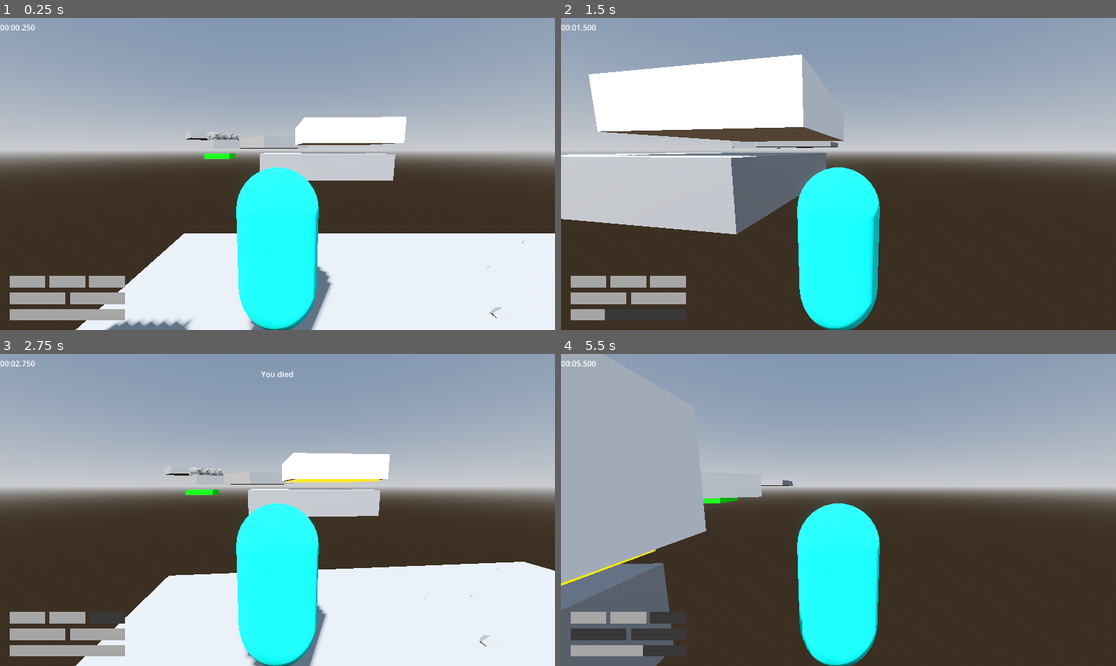
Above: before the commit, frames 1-4 (two rows, left to right).
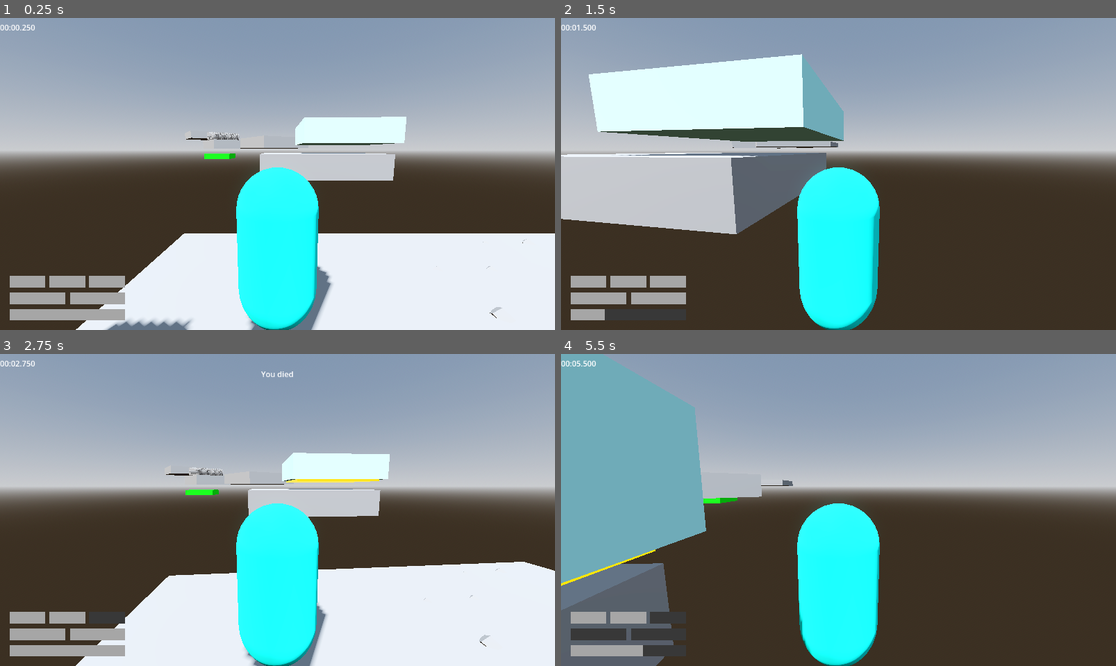
Above: after the commit, the same moments.

Repository: jpvds1/DDJD
Game: Godot game, scene res://scenes/levels/level_1.tscn
Two runs of this game, one before a commit and one after it. Both use one fixed random seed, a clock stepped at 60 frames per second and the inputs below.
Inputs (mouse positions are in pixels of both pictures, inside the frame that each line leads up to):
- Up to frame 1 (0.25 s): no input
- Up to frame 2 (1.5 s): tap Enter at 0.5 s; move the mouse to (866, 174) at 0.52 s; hold W (move_forwards) from 0.53 s (still down); tap Q (dash) at 0.6 s; tap Space (jump) at 0.77 s; move the mouse to (810, 174) at 1.27 s; tap Shift (sprint) at 1.35 s
- Up to frame 3 (2.75 s): keep holding W (move_forwards); tap Space (jump) at 1.52 s; move the mouse to (288, 503) at 2.02 s; tap Q (dash) at 2.1 s
- Up to frame 4 (5.5 s): keep holding W (move_forwards); move the mouse to (832, 516) at 2.77 s; tap Shift (sprint) at 2.85, 4.35 s; tap Space (jump) at 3.02, 3.77, 4.52 s; move the mouse to (877, 513) at 3.52 s; tap Q (dash) at 3.6, 5.1 s; move the mouse to (794, 506) at 4.27 s; move the mouse to (844, 510) at 5.02 s

The runs differ from the first frame. In frame 1, 1.7% of the frame differs, in the area x 53-74%, y 31-41%; in frame 2, 10%; in frame 3, 1.6%; in frame 4, 15%, in the area x 0-27%, y 0-74%.

Commit message:
Writing+scene

Diff:
--- a/platformer-game/scenes/levels/lava.tscn
+++ b/platformer-game/scenes/levels/lava.tscn
@@ -1,9 +1,11 @@
-[gd_scene format=3 uid="uid://r4n3f2mhs55w"]
+[gd_scene format=3 uid="uid://bgcnbok4d001r"]
 
 [ext_resource type="Script" uid="uid://blxiab4jm2hws" path="res://scripts/systems/lava_hazard.gd" id="1_s5q3i"]
 
 [sub_resource type="StandardMaterial3D" id="StandardMaterial3D_excbq"]
+transparency = 1
 albedo_color = Color(1, 0.27058825, 0, 1)
+metallic = 0.2
 roughness = 0.2
 emission_enabled = true
 emission = Color(1, 0.8, 0, 1)
@@ -12,30 +14,31 @@
 size = Vector3(3.526001, 0.78930664, 3.526764)
 
 [sub_resource type="StandardMaterial3D" id="StandardMaterial3D_qxy0u"]
+albedo_color = Color(0.69803923, 1, 1, 1)
 
-[node name="Lava" type="Node3D" unique_id=1712708667]
+[node name="Lava" type="Node3D" unique_id=273928513]
 
-[node name="Lava_liq" type="CSGBox3D" parent="." unique_id=1663772428]
+[node name="Lava_liq" type="CSGBox3D" parent="." unique_id=1679590027]
 transform = Transform3D(1, 0, 0, 0, 1, 0, 0, 0, 1, 0, 0.5, 0)
 size = Vector3(3.55, 0.8, 3.55)
 material = SubResource("StandardMaterial3D_excbq")
 
-[node name="Area_lava" type="Area3D" parent="Lava_liq" unique_id=855381622]
+[node name="Area_lava" type="Area3D" parent="Lava_liq" unique_id=269468259]
 script = ExtResource("1_s5q3i")
 
-[node name="Collision_lava" type="CollisionShape3D" parent="Lava_liq/Area_lava" unique_id=1288483074]
+[node name="Collision_lava" type="CollisionShape3D" parent="Lava_liq/Area_lava" unique_id=108685088]
 transform = Transform3D(1, 0, 0, 0, 1, 0, 0, 0, 1, -0.0021362305, 0.0053198338, 0.0022125244)
 shape = SubResource("BoxShape3D_iav0o")
 
-[node name="Lava_pool" type="CSGCombiner3D" parent="." unique_id=583857305]
+[node name="Lava_pool" type="CSGCombiner3D" parent="." unique_id=682273399]
 use_collision = true
 
-[node name="Pool_ext" type="CSGBox3D" parent="Lava_pool" unique_id=2064102578]
+[node name="Pool_ext" type="CSGBox3D" parent="Lava_pool" unique_id=1590095852]
 transform = Transform3D(1, 0, 0, 0, 1, 0, 0, 0, 1, 0, 0.5, 0)
 size = Vector3(4, 1, 4)
 material = SubResource("StandardMaterial3D_qxy0u")
 
-[node name="Pool_int" type="CSGBox3D" parent="Lava_pool" unique_id=1833366587]
+[node name="Pool_int" type="CSGBox3D" parent="Lava_pool" unique_id=443342350]
 transform = Transform3D(1, 0, 0, 0, 1, 0, 0, 0, 1, 0, 0.7, 0)
 operation = 2
 size = Vector3(3.6, 1, 3.6)
--- a/platformer-game/scenes/levels/level_1.tscn
+++ b/platformer-game/scenes/levels/level_1.tscn
@@ -9,7 +9,7 @@
 [ext_resource type="PackedScene" uid="uid://csjbg210nkp6l" path="res://scenes/building_materials/saw_group.tscn" id="7_oc4kc"]
 [ext_resource type="PackedScene" uid="uid://cyw8iqn0l8uak" path="res://scenes/building_materials/spike_trap.tscn" id="8_s8va5"]
 [ext_resource type="PackedScene" uid="uid://rtexe01uxxw6" path="res://scenes/building_materials/laser.tscn" id="9_dga24"]
-[ext_resource type="Script" uid="uid://blxiab4jm2hws" path="res://scripts/systems/lava_hazard.gd" id="10_qxy0u"]
+[ext_resource type="PackedScene" uid="uid://bgcnbok4d001r" path="res://scenes/levels/lava.tscn" id="10_qxy0u"]
 
 [sub_resource type="ProceduralSkyMaterial" id="ProceduralSkyMaterial_64t6i"]
 sky_horizon_color = Color(0.66224277, 0.6717428, 0.6867428, 1)
@@ -23,17 +23,6 @@
 sky = SubResource("Sky_h2s0c")
 tonemap_mode = 2
 glow_enabled = true
-
-[sub_resource type="StandardMaterial3D" id="StandardMaterial3D_excbq"]
-albedo_color = Color(1, 0.27058825, 0, 1)
-roughness = 0.2
-emission_enabled = true
-emission = Color(1, 0.8, 0, 1)
-
-[sub_resource type="BoxShape3D" id="BoxShape3D_iav0o"]
-size = Vector3(3.526001, 0.78930664, 3.526764)
-
-[sub_resource type="StandardMaterial3D" id="StandardMaterial3D_qxy0u"]
 
 [node name="Empty Level" type="Node3D" unique_id=216242194]
 script = ExtResource("1_sk5k4")
@@ -125,33 +114,8 @@
 [node name="Hitbox" parent="Laser" index="1" unique_id=1352457121]
 transform = Transform3D(1.006, 0, 0, 0, 1.006, 0, 0, 0, 4.75, 0, 0, 0)
 
-[node name="Lava" type="Node3D" parent="." unique_id=779750702]
+[node name="Lava" parent="." unique_id=273928513 instance=ExtResource("10_qxy0u")]
 transform = Transform3D(1, 0, 0, 0, 1, 0, 0, 0, 1, -3.0610962, 3, 7.2913866)
-
-[node name="Lava_liq" type="CSGBox3D" parent="Lava" unique_id=1707275493]
-transform = Transform3D(1, 0, 0, 0, 1, 0, 0, 0, 1, 0, 0.5, 0)
-size = Vector3(3.55, 0.8, 3.55)
-material = SubResource("StandardMaterial3D_excbq")
-
-[node name="Area_lava" type="Area3D" parent="Lava/Lava_liq" unique_id=515896413]
-script = ExtResource("10_qxy0u")
-
-[node name="Collision_lava" type="CollisionShape3D" parent="Lava/Lava_liq/Area_lava" unique_id=498532928]
-transform = Transform3D(1, 0, 0, 0, 1, 0, 0, 0, 1, -0.0021362305, 0.0053198338, 0.0022125244)
-shape = SubResource("BoxShape3D_iav0o")
-
-[node name="Lava_pool" type="CSGCombiner3D" parent="Lava" unique_id=1111808652]
-use_collision = true
-
-[node name="Pool_ext" type="CSGBox3D" parent="Lava/Lava_pool" unique_id=77490781]
-transform = Transform3D(1, 0, 0, 0, 1, 0, 0, 0, 1, 0, 0.5, 0)
-size = Vector3(4, 1, 4)
-material = SubResource("StandardMaterial3D_qxy0u")
-
-[node name="Pool_int" type="CSGBox3D" parent="Lava/Lava_pool" unique_id=528951769]
-transform = Transform3D(1, 0, 0, 0, 1, 0, 0, 0, 1, 0, 0.7, 0)
-operation = 2
-size = Vector3(3.6, 1, 3.6)
 
 [editable path="Killzone"]
 [editable path="Laser"]
--- a/platformer-game/scripts/systems/lava_hazard.gd
+++ b/platformer-game/scripts/systems/lava_hazard.gd
@@ -1,22 +1,22 @@
 extends Area3D
 
-@export var velocidad: float = 2.0
-@export var amplitud: float = 0.2
+@export var speed: float = 2.0
+@export var amplitude: float = 0.2
 
-var posicion_inicial_y: float = 0.0
-@onready var bloque_visual: Node3D = get_parent() as Node3D
+var initial_y_position: float = 0.0
+@onready var visual_block: Node3D = get_parent() as Node3D
 
 func _ready() -> void:
 	body_entered.connect(_on_body_entered)
-	if bloque_visual:
-		posicion_inicial_y = bloque_visual.position.y
+	if visual_block:
+		initial_y_position = visual_block.position.y
 
 func _process(_delta: float) -> void:
-	if not bloque_visual:
+	if not visual_block:
 		return
 
-	var tiempo: float = Time.get_ticks_msec() * 0.001
-	bloque_visual.position.y = posicion_inicial_y + sin(tiempo * velocidad) * amplitud
+	var time_seconds: float = Time.get_ticks_msec() * 0.001
+	visual_block.position.y = initial_y_position + sin(time_seconds * speed) * amplitude
 
 func _on_body_entered(body: Node3D) -> void:
 	if body.is_in_group("player") and body.has_method("request_unalive"):
